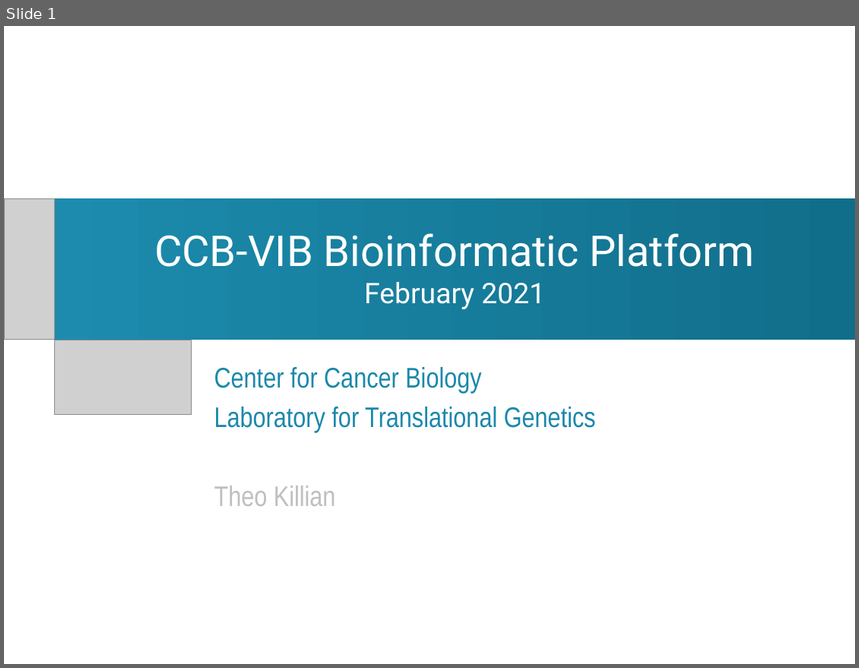
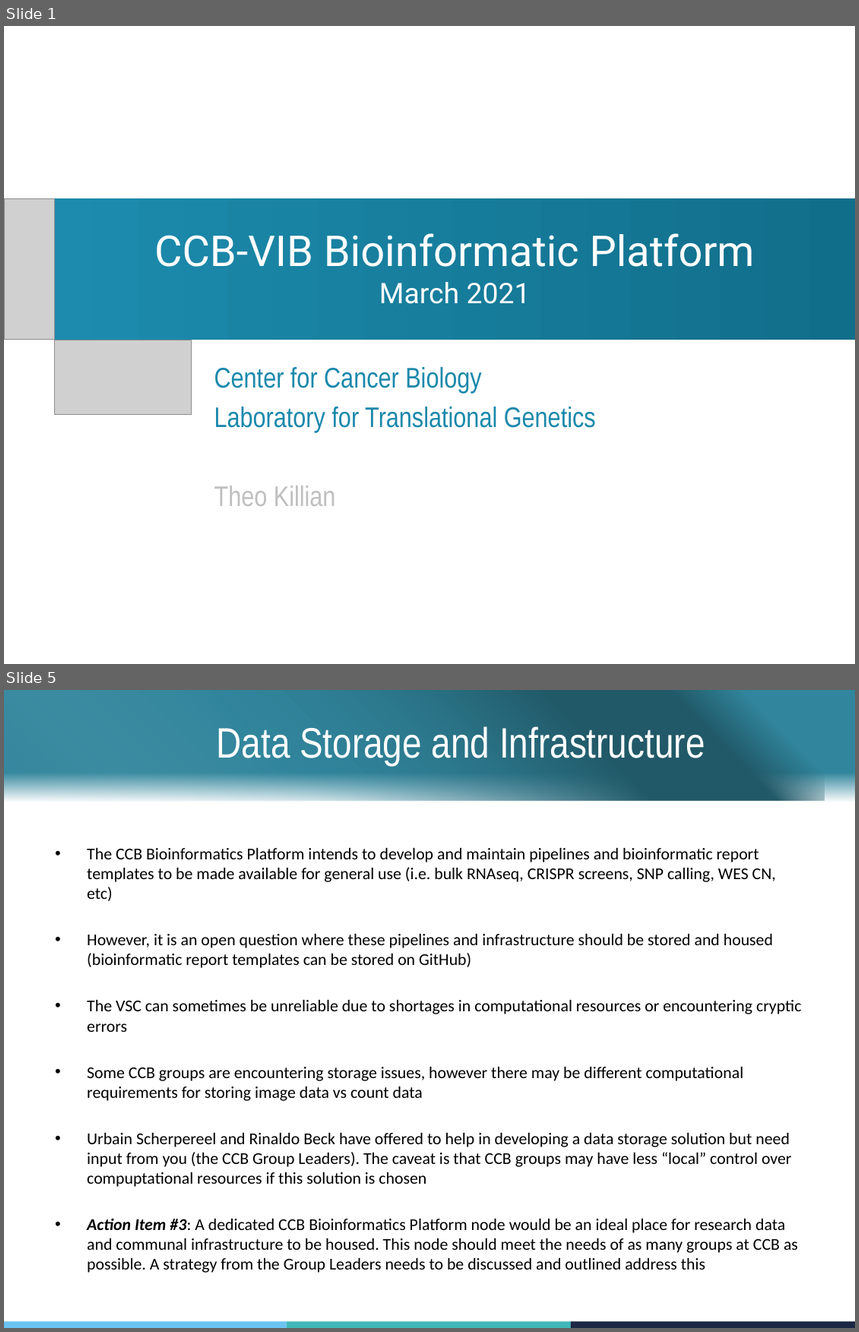
Before and after one commit to ccb-vib/ccb_project_management, a slide deck: group_leaders_presentation.pptx. Shown one above the other, each under a label of ours: slide 1 before the commit, slides 1 and 5 after it; the slides between them are not shown. The pictures are 859x668 and 859x1332 pixels, drawn with LibreOffice and Linux fonts; fonts in the diff are those of the drawing; grey boxes stand for pictures; background and template pictures are left out. Boxes give left, top, right and bottom in pixels: in the first picture for what was removed or moved away, otherwise in the second. Text is boxed around its words. In the diff, an @@ line names an element or a change of style, - is before the commit and + after.

Commit message:
19 march changes

```diff
--- a/group_leaders_presentation.pptx
+++ b/group_leaders_presentation.pptx
@@ slide 5 added at (x1=4, y1=690, x2=855, y2=1328), background #FFFFFF @@
@@ rectangle added at (x1=4, y1=690, x2=855, y2=803), fill gradient #FFFFFF to #31859C @@
@@ rectangle added at (x1=4, y1=690, x2=825, y2=801), fill gradient #FFFFFF to #31859C to #215968 @@
@@ title added at (x1=217, y1=726, x2=705, y2=765), 36 pt, text #FFFFFF @@
+Data Storage and Infrastructure
@@ text added at (x1=87, y1=848, x2=801, y2=1270), 14 pt, text #000000 @@
+• The CCB Bioinformatics Platform intends to develop and maintain pipelines and bioinformatic report templates to be made available for general use (i.e. bulk RNAseq, CRISPR screens, SNP calling, WES CN, etc)
+• However, it is an open question where these pipelines and infrastructure should be stored and housed (bioinformatic report templates can be stored on GitHub)
+• The VSC can sometimes be unreliable due to shortages in computational resources or encountering cryptic errors
+• Some CCB groups are encountering storage issues, however there may be different computational requirements for storing image data vs count data
+• Urbain Scherpereel and Rinaldo Beck have offered to help in developing a data storage solution but need input from you (the CCB Group Leaders). The caveat is that CCB groups may have less “local” control over compuptational resources if this solution is chosen
+• Action Item #3: A dedicated CCB Bioinformatics Platform node would be an ideal place for research data and communal infrastructure to be housed. This node should meet the needs of as many groups at CCB as possible. A strategy from the Group Leaders needs to be discussed and outlined address this
@@ rectangle added at (x1=4, y1=1322, x2=287, y2=1328), fill #6AC3F0 @@
@@ rectangle added at (x1=287, y1=1322, x2=571, y2=1328), fill #42B7BA @@
@@ rectangle added at (x1=571, y1=1322, x2=855, y2=1328), fill #1B2743 @@
@@ slide 1 changed as well @@
@@ title at (x1=154, y1=233, x2=755, y2=304): text changed @@
-CCB-VIB Bioinformatic Platform
-February 2021
+CCB-VIB Bioinformatic Platform
+March 2021
```
Also in this commit, not shown: 3 other slides changed, 1 other slide added, 2 other files.
